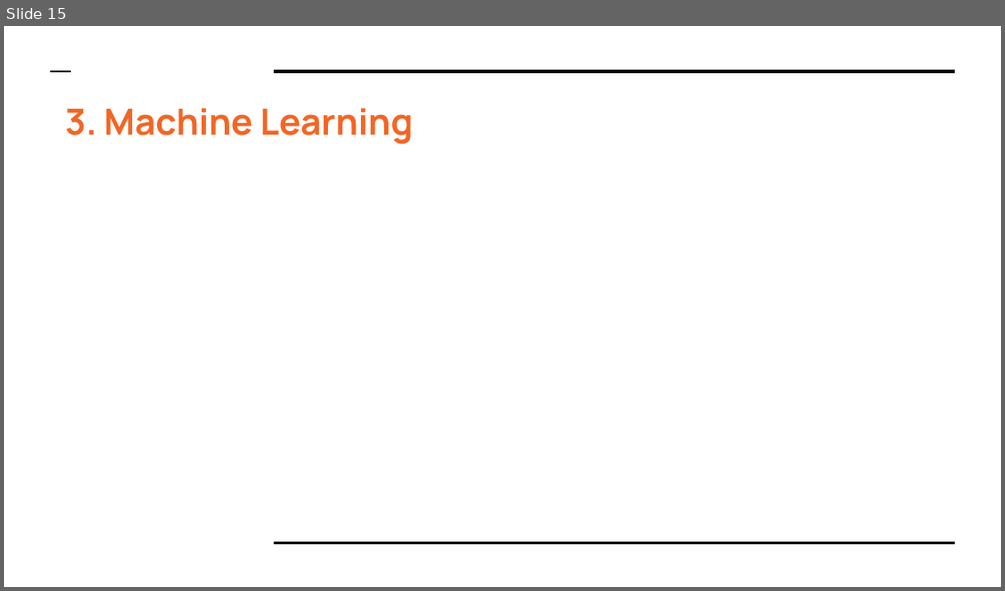
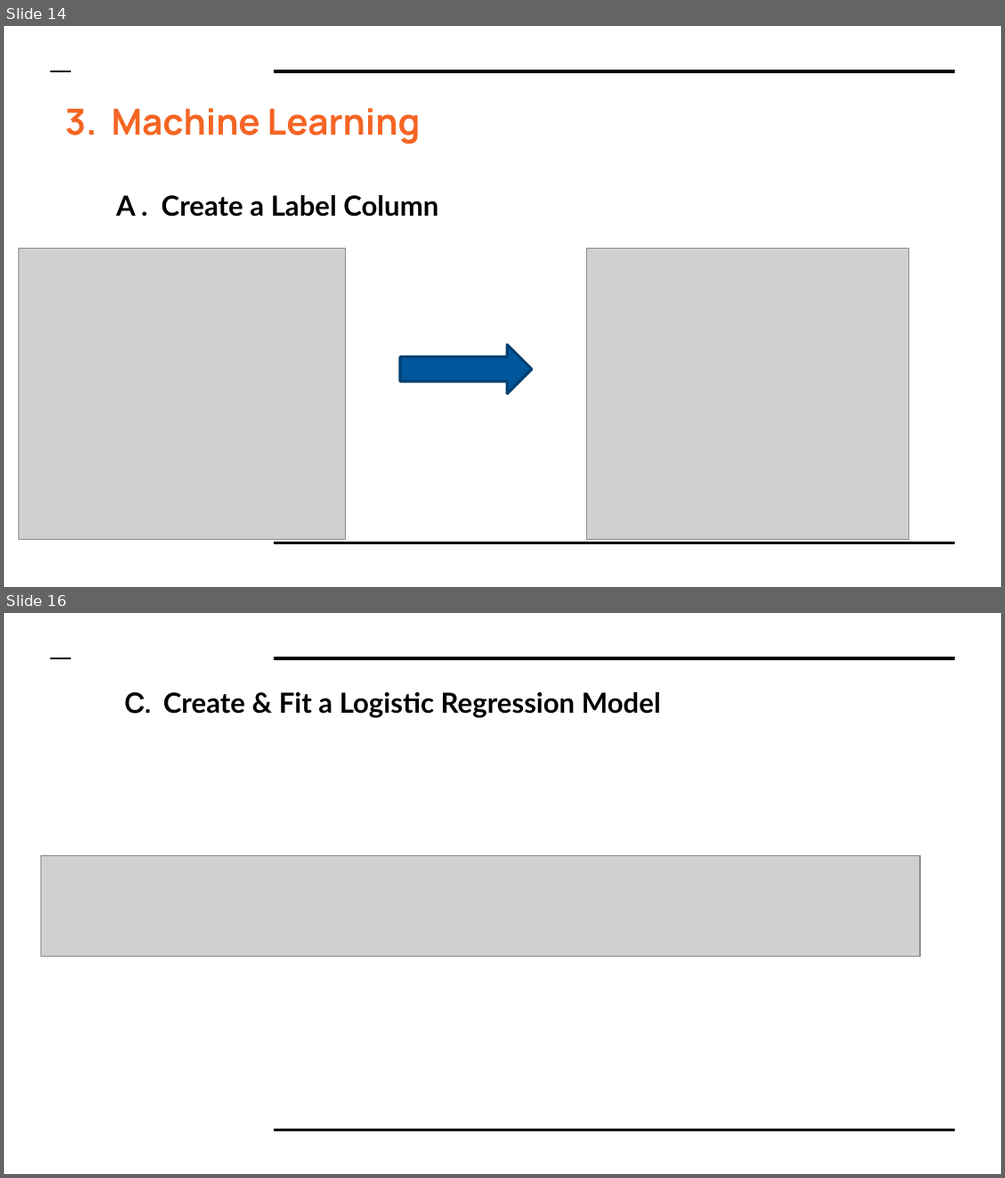
Before and after one commit to HoManLeung/Amazon-analysis, a slide deck: Final Project DS610.pptx. Shown one above the other, each under a label of ours: slide 15 before the commit, slides 14 and 16 after it; the slides between them are not shown. The pictures are 1005x591 and 1005x1178 pixels, drawn with LibreOffice and Linux fonts; fonts in the diff are those of the drawing; grey boxes stand for pictures. Boxes give left, top, right and bottom in pixels: in the first picture for what was removed or moved away, otherwise in the second. Text is boxed around its words. In the diff, an @@ line names an element or a change of style, - is before the commit and + after.

```diff
--- a/Final Project DS610.pptx
+++ b/Final Project DS610.pptx
@@ slide 16 added at (4, 613, 1001, 1174), background #FFFFFF; not listed: 3 template elements that a slide beside it also shows @@
@@ title added at (125, 692, 661, 718), 20 pt, text #000000, bold @@
+C. Create & Fit a Logistic Regression Model
@@ picture added at (40, 855, 920, 956) @@
@@ what was slide 15 is now slide 14 @@
@@ slide 14 changed as well @@
@@ title "3. Machine Learning" rewrapped from (65, 108, 413, 144) to (65, 108, 421, 144) @@
@@ text added at (116, 195, 438, 216), 20 pt, text #000000, bold @@
+A . Create a Label Column
@@ picture added at (19, 248, 346, 540) @@
@@ picture added at (586, 248, 908, 540) @@
@@ right arrow added at (400, 344, 531, 393), fill #01579B, outline #014073 2 pt @@
```
Also in this commit, not shown: 5 other slides changed, 6 other slides added, 1 slide removed.
